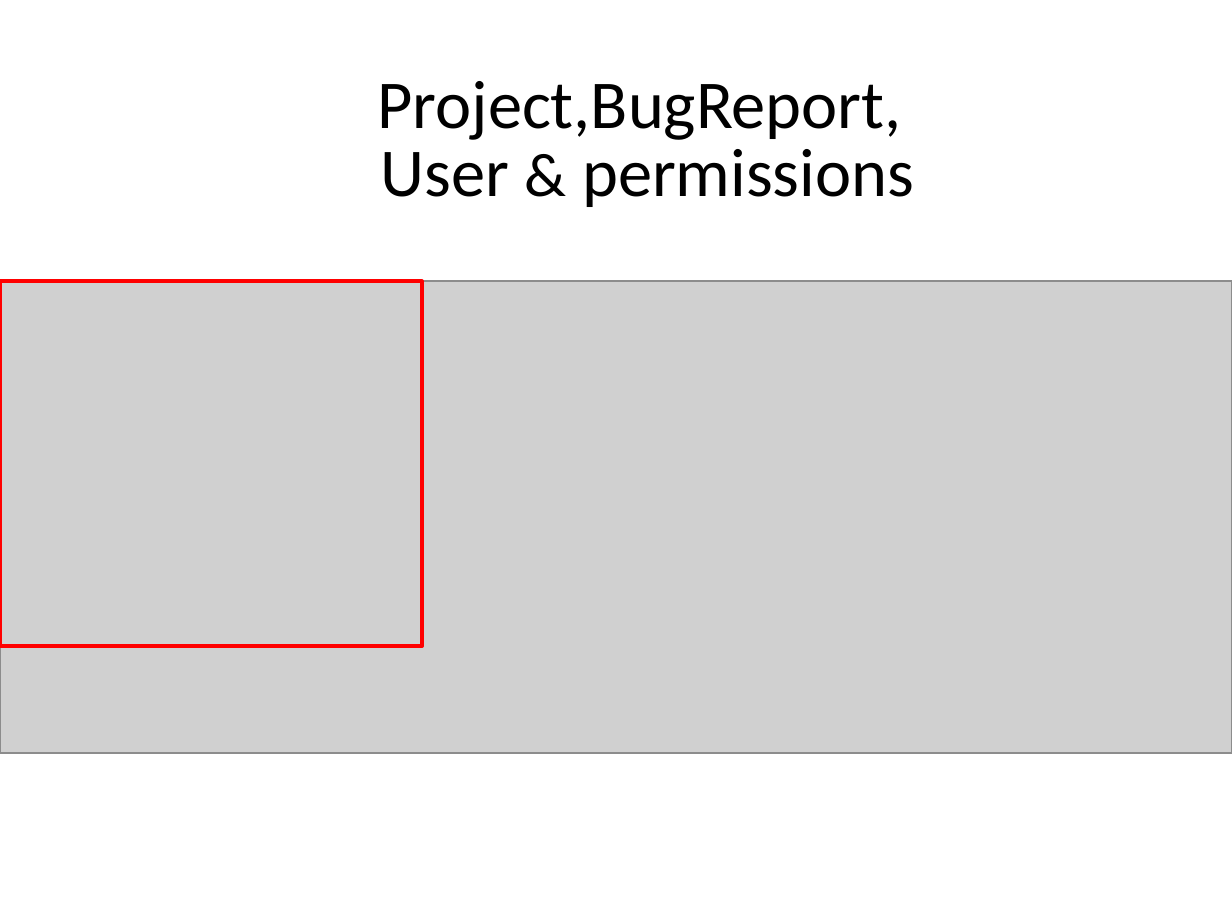
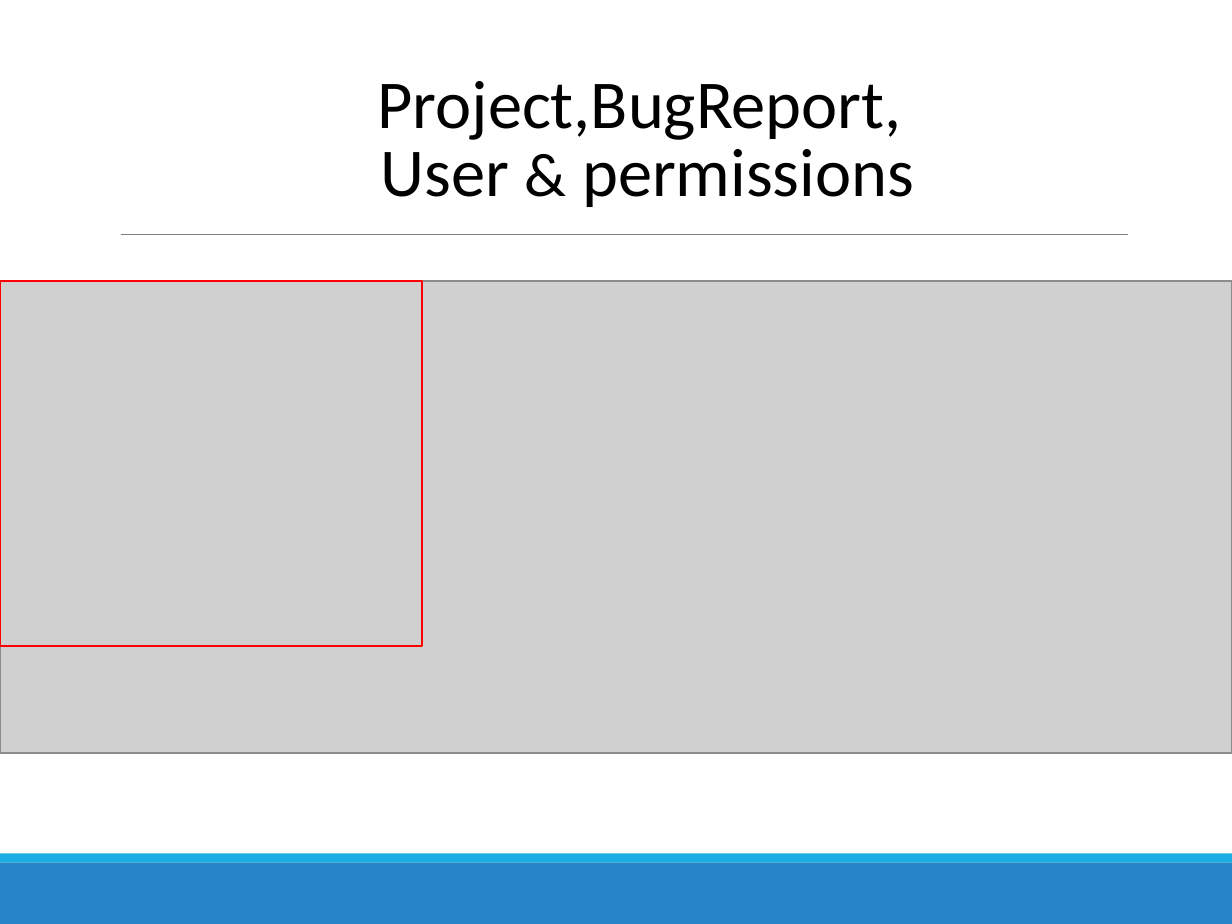
Before and after one commit to BenGoethuys/SwOp-Group03, a slide deck: slide 6 of Iteratie 1/PresentatieIteratie1Group03.pptx. Drawn at 1232x924 pixels with LibreOffice and Linux fonts; fonts in the diff are those of the drawing; grey boxes stand for pictures. Boxes give left, top, right and bottom in pixels: in the first picture for what was removed or moved away, otherwise in the second. Text is boxed around its words. In the diff, an @@ line names an element or a change of style, - is before the commit and + after.

```diff
--- a/Iteratie 1/PresentatieIteratie1Group03.pptx
+++ b/Iteratie 1/PresentatieIteratie1Group03.pptx
@@ line added from (121, 234) to (1127, 234), #808080 0.5 pt @@
@@ rectangle added at (0, 862, 1232, 924), fill #2683C6 @@
@@ rectangle added at (0, 854, 1232, 862), fill #1CADE4 @@
```
Also in this commit, not shown: 13 other slides changed.
